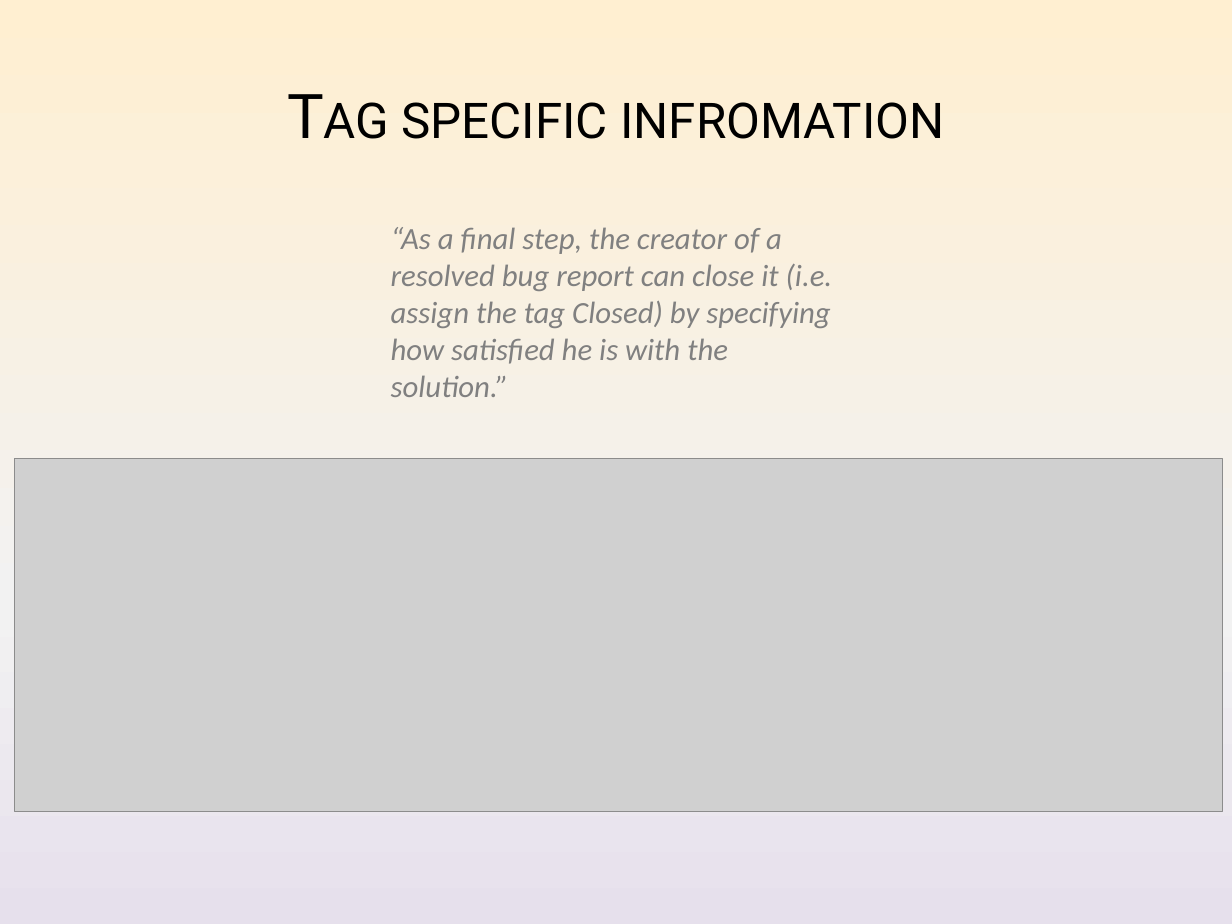
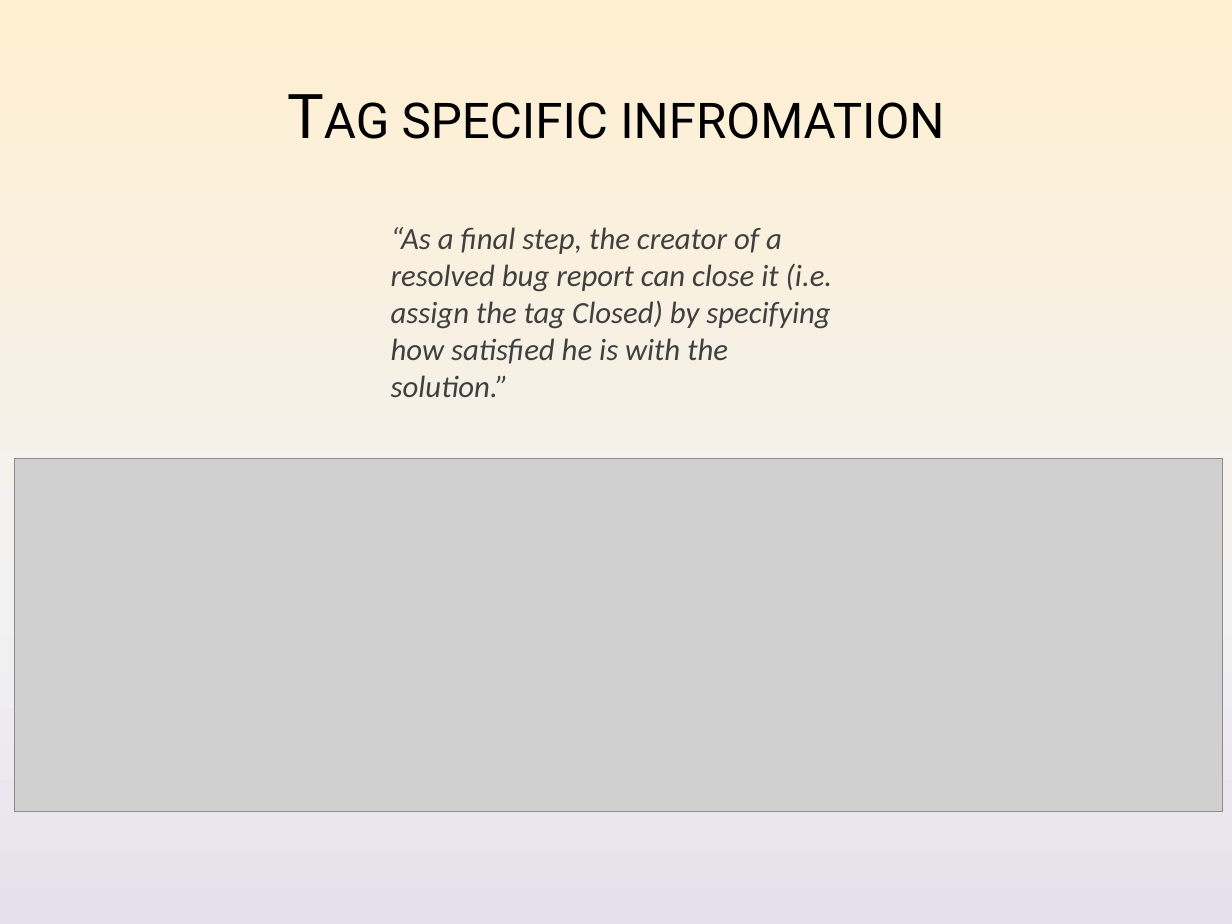
Before and after one commit to Nickelium/Software-Development, a slide deck: slide 11 of Presentaties/Iteratie 2/SWOP Presentatie 2 Inhoud.pptx (slide 12 before the commit). Drawn at 1232x924 pixels with LibreOffice and Linux fonts; fonts in the diff are those of the drawing; grey boxes stand for pictures. Boxes give left, top, right and bottom in pixels: in the first picture for what was removed or moved away, otherwise in the second. Text is boxed around its words. In the diff, an @@ line names an element or a change of style, - is before the commit and + after.

```diff
--- a/Presentaties/Iteratie 2/SWOP Presentatie 2 Inhoud.pptx
+++ b/Presentaties/Iteratie 2/SWOP Presentatie 2 Inhoud.pptx
@@ text "“As a final step, the ..." at <box>391,227,833,397</box>: text colour #808080 to #404040 @@
```
Also in this commit, not shown: 11 other slides changed, 1 slide added, 2 slides removed, 1 other file.
